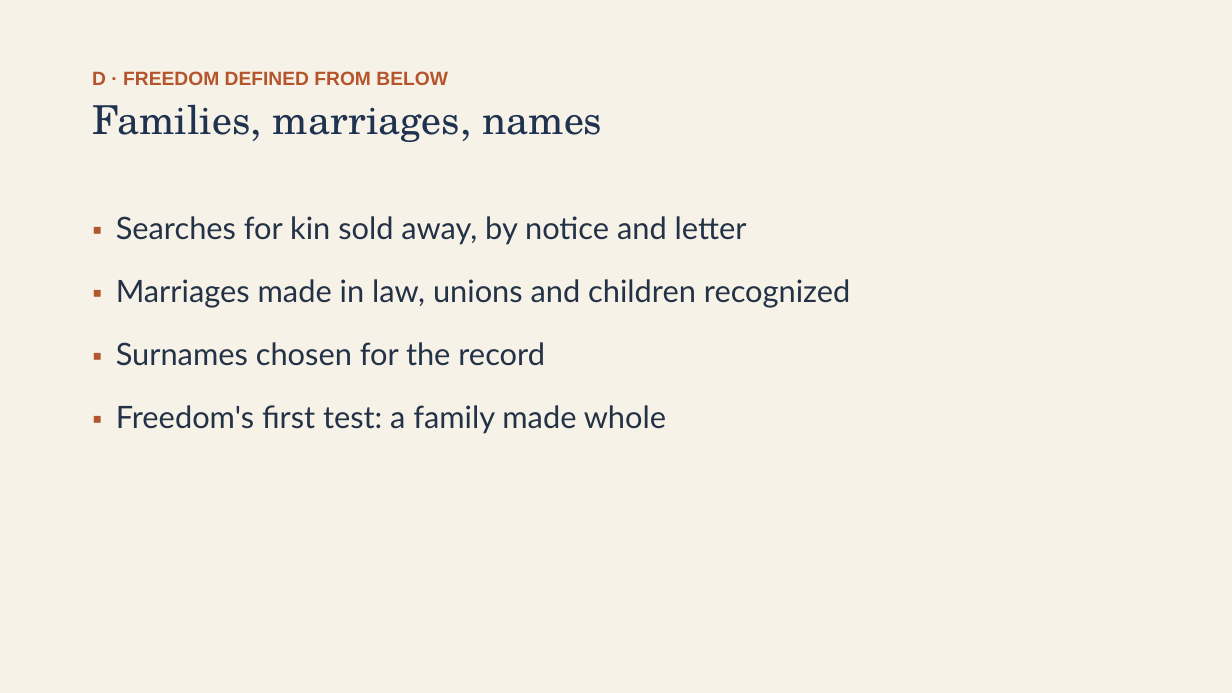
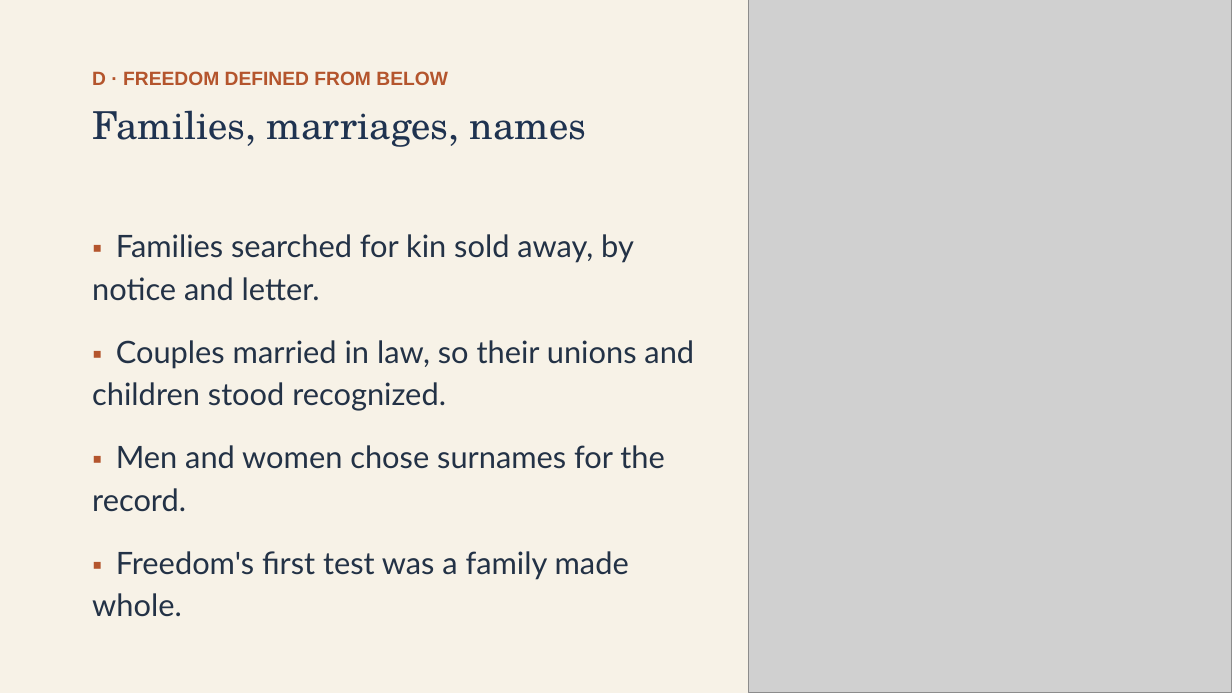
Before and after one commit to ab17gthb/humanities-curriculum-group, a slide deck: slide 12 of reconstruction/lesson-02/lesson-02-slides.pptx. Drawn at 1232x693 pixels with LibreOffice and Linux fonts; fonts in the diff are those of the drawing; grey boxes stand for pictures. Boxes give left, top, right and bottom in pixels: in the first picture for what was removed or moved away, otherwise in the second. Text is boxed around its words. In the diff, an @@ line names an element or a change of style, - is before the commit and + after.

Commit message:
Rollout: Reconstruction L2 reworked and live (The Thirteenth Amendment and the Meaning of Freedom)

```diff
--- a/reconstruction/lesson-02/lesson-02-slides.pptx
+++ b/reconstruction/lesson-02/lesson-02-slides.pptx
@@ picture added at [749, 0, 1232, 693] @@
@@ text "Families, marriages, names" at [92, 110, 586, 147]: size 31 to 30 pt; line spacing 1.05 to 1.18 @@
@@ text at [92, 234, 694, 617]: text changed @@
-▪ Searches for kin sold away, by notice and letter
-▪ Marriages made in law, unions and children recognized
-▪ Surnames chosen for the record
-▪ Freedom's first test: a family made whole
+▪ Families searched for kin sold away, by notice and letter.
+▪ Couples married in law, so their unions and children stood recognized.
+▪ Men and women chose surnames for the record.
+▪ Freedom's first test was a family made whole.
```
Also in this commit, not shown: 9 other slides changed, 6 other files.
